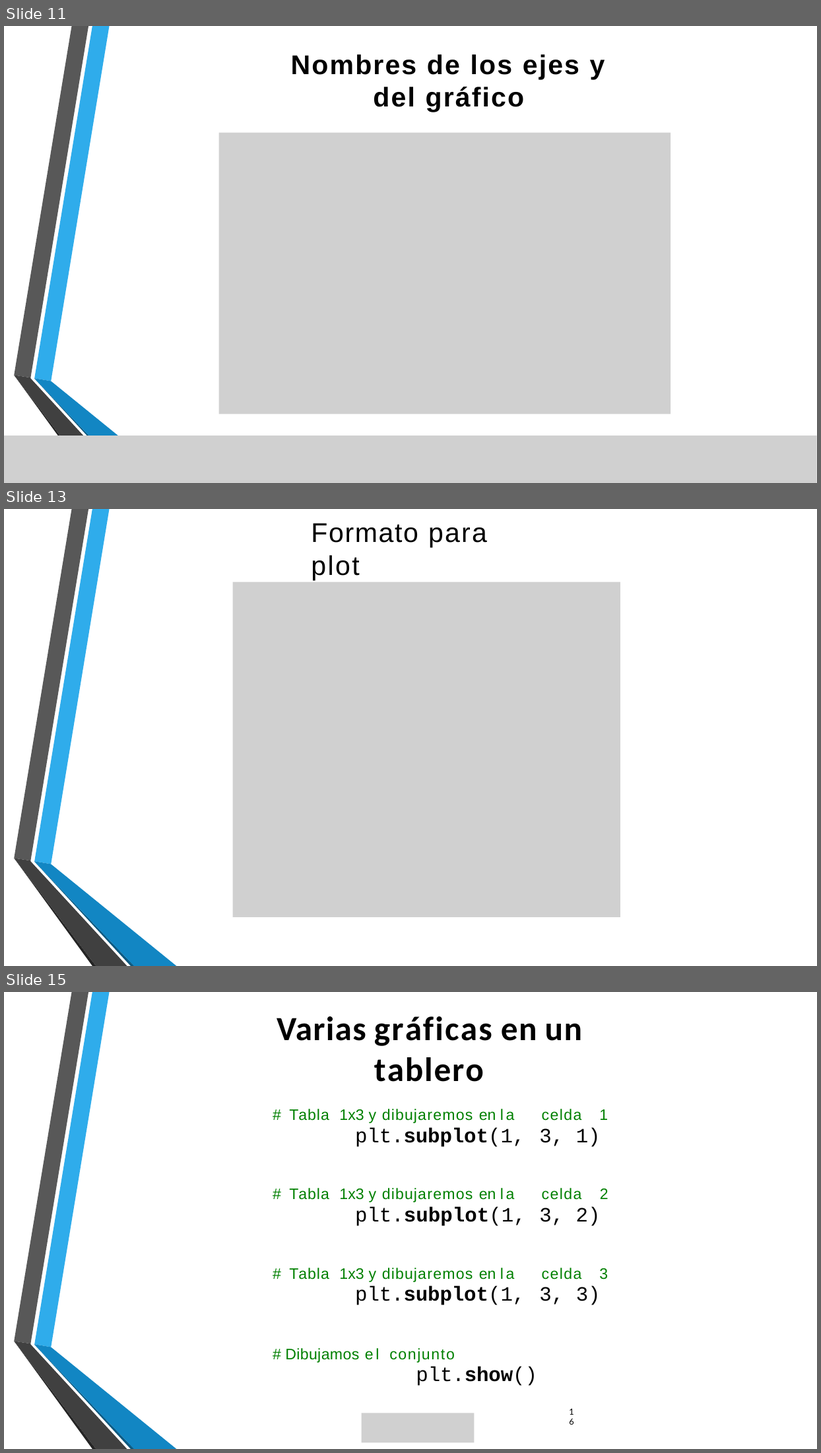
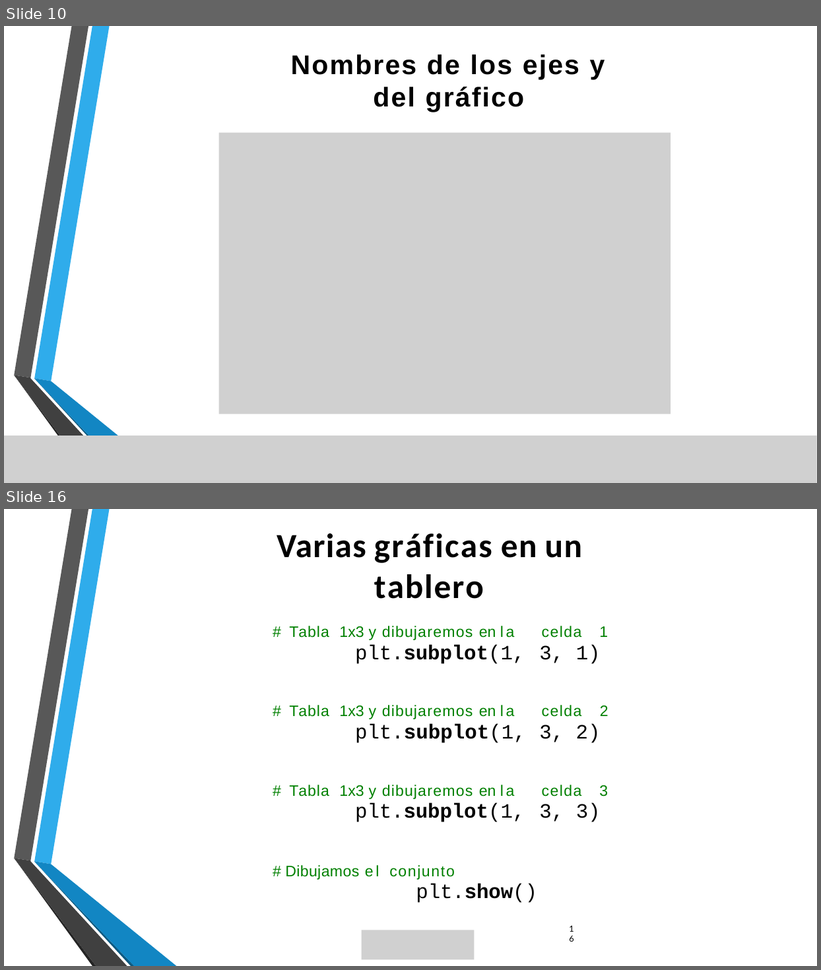
Before and after one commit to lizetheP/Programacion, a slide deck: CalendarioAgo2024/presentaciones/9_GraficasMatplotlib.pptx. Shown one above the other, each under a label of ours: slides 11, 13 and 15 before the commit, slides 10 and 16 after it; the slides between them are not shown. The pictures are 821x1453 and 821x970 pixels, drawn with LibreOffice and Linux fonts; fonts in the diff are those of the drawing; grey boxes stand for pictures; background and template pictures are left out. Boxes give left, top, right and bottom in pixels: in the first picture for what was removed or moved away, otherwise in the second. Text is boxed around its words. In the diff, an @@ line names an element or a change of style, - is before the commit and + after.

```diff
--- a/CalendarioAgo2024/presentaciones/9_GraficasMatplotlib.pptx
+++ b/CalendarioAgo2024/presentaciones/9_GraficasMatplotlib.pptx
@@ slide 13 removed at (x1=4, y1=509, x2=817, y2=966), background picture (left out); not listed: 6 template elements that a slide beside it also shows @@
@@ text removed at (x1=311, y1=523, x2=487, y2=580) @@
-Formato para plot
@@ picture removed at (x1=233, y1=582, x2=620, y2=918) @@
@@ what was slide 11 is now slide 10 @@
@@ what was slide 15 is now slide 16 @@
```
Also in this commit, not shown: 6 slides changed, 4 slides added, 2 other slides removed, 3 other files.
